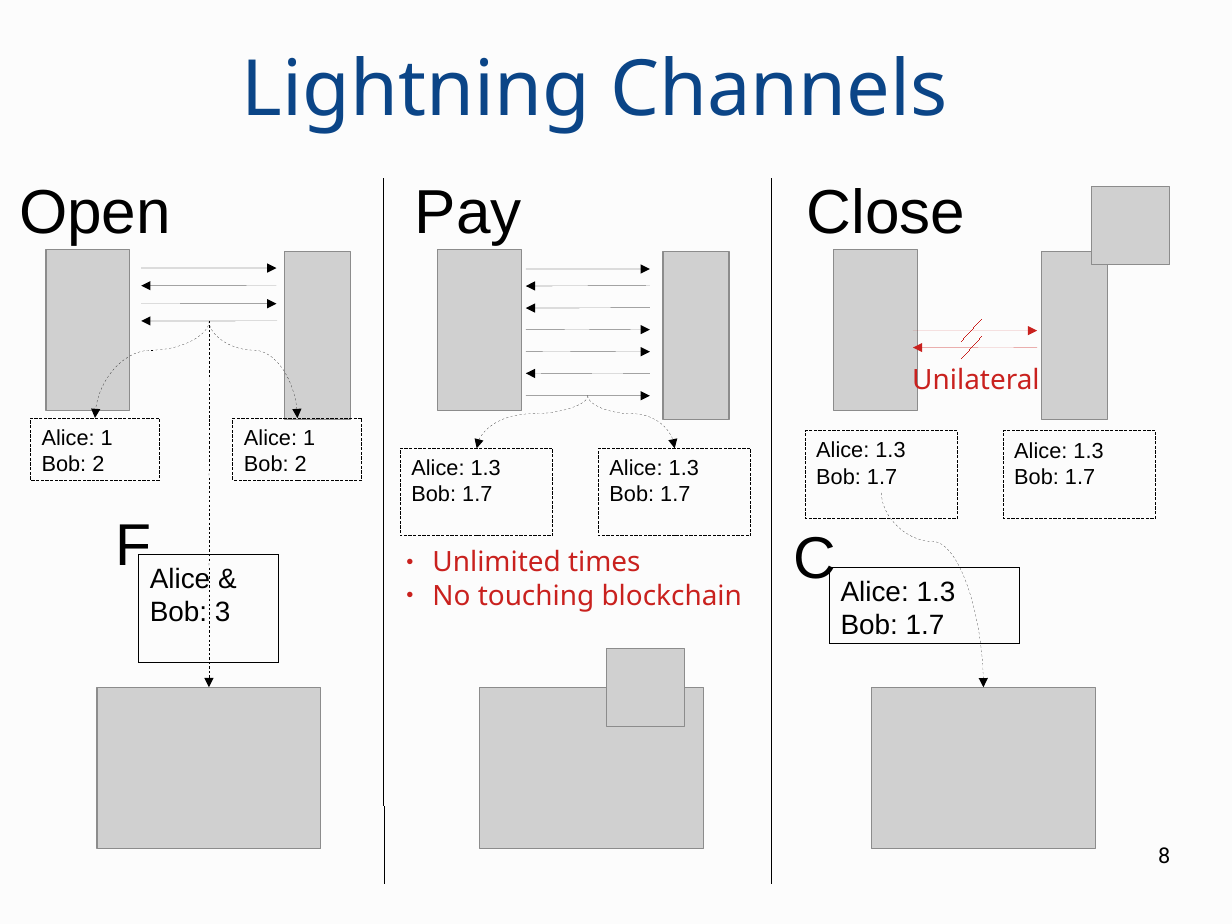
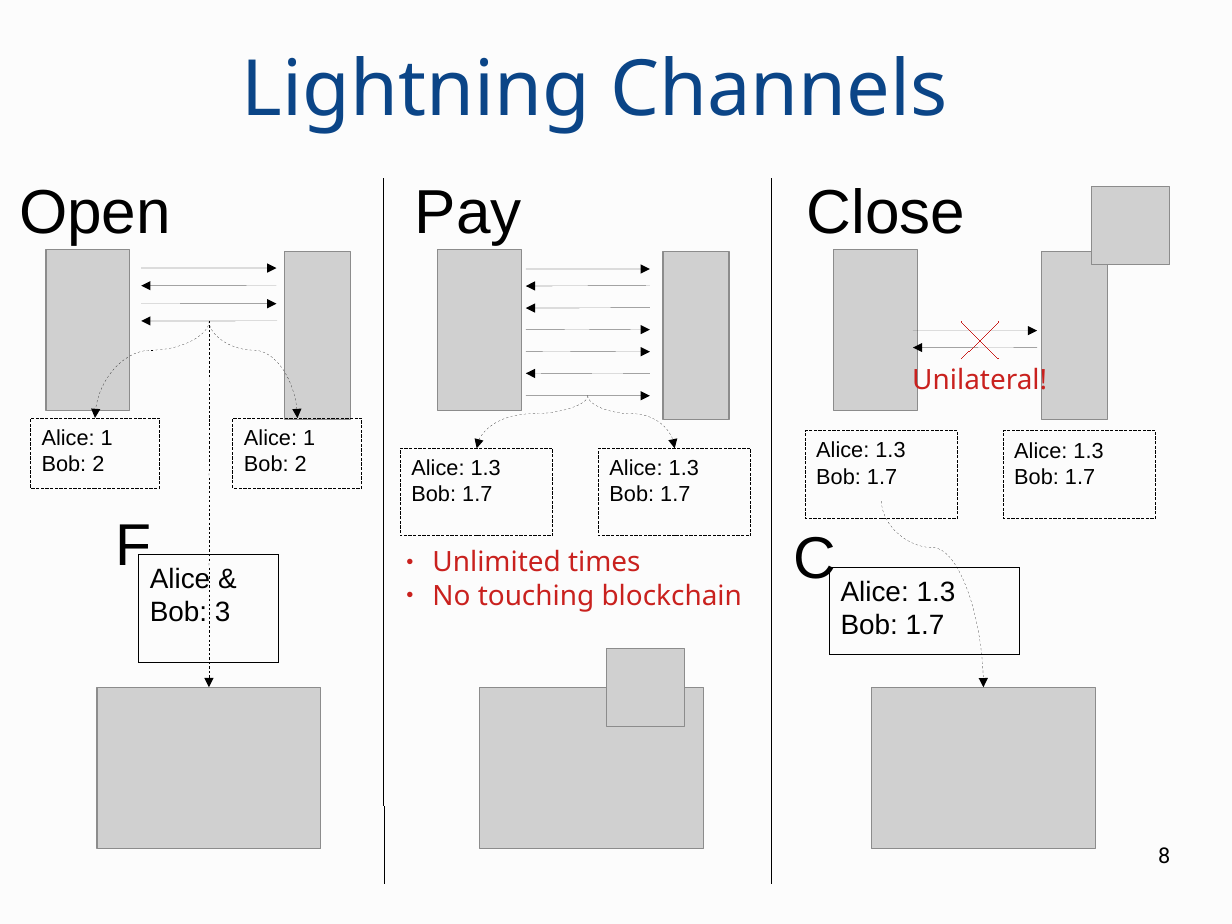
Before and after one commit to OrfeasLitos/PaymentChannels, a slide deck: slide 8 of paper-slides/presentation.odp. Drawn at 1232x924 pixels with LibreOffice and Linux fonts; fonts in the diff are those of the drawing; grey boxes stand for pictures. Boxes give left, top, right and bottom in pixels: in the first picture for what was removed or moved away, otherwise in the second. Text is boxed around its words. In the diff, an @@ line names an element or a change of style, - is before the commit and + after.

```diff
--- a/paper-slides/presentation.odp
+++ b/paper-slides/presentation.odp
@@ line moved from (982, 320) - (961, 341) to (999, 322) - (961, 359) @@
@@ line moved from (982, 337) - (961, 359) to (961, 322) - (999, 359) @@
@@ arrow (913, 331) - (1037, 331): stroke #C9211E 0 pt to #000000 0 pt @@
@@ arrow (1037, 348) - (913, 348): stroke #C9211E 0 pt to #000000 0 pt @@
@@ text at <box>912,362,1047,396</box>: text changed @@
-Unilateral
+Unilateral!
@@ rectangle "Alice: 1": place and size @@
-rectangle "Alice: 1" at <box>30,418,159,481</box>
+rectangle "Alice: 1" at <box>30,418,159,489</box>
@@ rectangle "Alice: 1": place and size @@
-rectangle "Alice: 1" at <box>233,418,361,481</box>
+rectangle "Alice: 1" at <box>233,418,361,489</box>
@@ curved arrow moved from (882, 493) - (984, 688) to (882, 501) - (984, 688) @@
@@ rectangle "Alice: 1.3": place and size @@
-rectangle "Alice: 1.3" at <box>830,568,1020,644</box>
+rectangle "Alice: 1.3" at <box>830,568,1020,655</box>
```
Also in this commit, not shown: 10 other slides changed.
